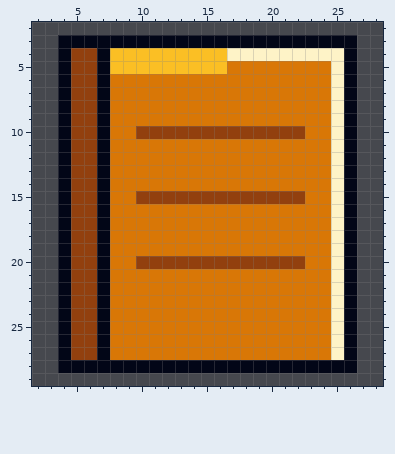
Pixel-art file, stored at godot/assets/images/symbols/book.aseprite. The first picture shows the starting point.
32x32 pixels, 1 frame. Shown: x 2..28, y 2..29.
After:
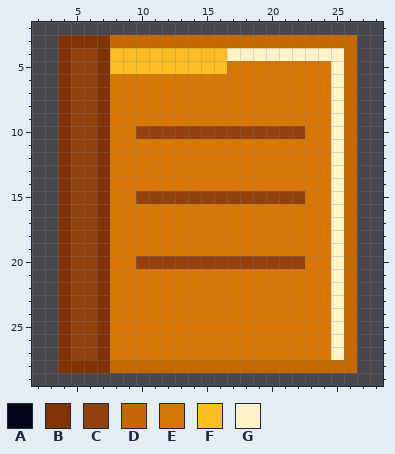
Palette (. is transparent): A #020617  B #803405  C #92400e  D #c46900  E #d97706  F #fbbf24  G #fef3c7
What changed:
@@ x 2..28 @@
  2 ...........................
- 3 ..AAAAAAAAAAAAAAAAAAAAAAA..
- 4 ..ACCAFFFFFFFFFGGGGGGGGGA..
- 5 ..ACCAFFFFFFFFFEEEEEEEEGA..
- 6 ..ACCAEEEEEEEEEEEEEEEEEGA..
- 7 ..ACCAEEEEEEEEEEEEEEEEEGA..
- 8 ..ACCAEEEEEEEEEEEEEEEEEGA..
- 9 ..ACCAEEEEEEEEEEEEEEEEEGA..
-10 ..ACCAEECCCCCCCCCCCCCEEGA..
-11 ..ACCAEEEEEEEEEEEEEEEEEGA..
-12 ..ACCAEEEEEEEEEEEEEEEEEGA..
-13 ..ACCAEEEEEEEEEEEEEEEEEGA..
-14 ..ACCAEEEEEEEEEEEEEEEEEGA..
-15 ..ACCAEECCCCCCCCCCCCCEEGA..
-16 ..ACCAEEEEEEEEEEEEEEEEEGA..
-17 ..ACCAEEEEEEEEEEEEEEEEEGA..
-18 ..ACCAEEEEEEEEEEEEEEEEEGA..
-19 ..ACCAEEEEEEEEEEEEEEEEEGA..
-20 ..ACCAEECCCCCCCCCCCCCEEGA..
-21 ..ACCAEEEEEEEEEEEEEEEEEGA..
-22 ..ACCAEEEEEEEEEEEEEEEEEGA..
-23 ..ACCAEEEEEEEEEEEEEEEEEGA..
-24 ..ACCAEEEEEEEEEEEEEEEEEGA..
-25 ..ACCAEEEEEEEEEEEEEEEEEGA..
-26 ..ACCAEEEEEEEEEEEEEEEEEGA..
-27 ..ACCAEEEEEEEEEEEEEEEEEGA..
-28 ..AAAAAAAAAAAAAAAAAAAAAAA..
+ 3 ..BBBBDDDDDDDDDDDDDDDDDDD..
+ 4 ..BCCBFFFFFFFFFGGGGGGGGGD..
+ 5 ..BCCBFFFFFFFFFEEEEEEEEGD..
+ 6 ..BCCBEEEEEEEEEEEEEEEEEGD..
+ 7 ..BCCBEEEEEEEEEEEEEEEEEGD..
+ 8 ..BCCBEEEEEEEEEEEEEEEEEGD..
+ 9 ..BCCBEEEEEEEEEEEEEEEEEGD..
+10 ..BCCBEECCCCCCCCCCCCCEEGD..
+11 ..BCCBEEEEEEEEEEEEEEEEEGD..
+12 ..BCCBEEEEEEEEEEEEEEEEEGD..
+13 ..BCCBEEEEEEEEEEEEEEEEEGD..
+14 ..BCCBEEEEEEEEEEEEEEEEEGD..
+15 ..BCCBEECCCCCCCCCCCCCEEGD..
+16 ..BCCBEEEEEEEEEEEEEEEEEGD..
+17 ..BCCBEEEEEEEEEEEEEEEEEGD..
+18 ..BCCBEEEEEEEEEEEEEEEEEGD..
+19 ..BCCBEEEEEEEEEEEEEEEEEGD..
+20 ..BCCBEECCCCCCCCCCCCCEEGD..
+21 ..BCCBEEEEEEEEEEEEEEEEEGD..
+22 ..BCCBEEEEEEEEEEEEEEEEEGD..
+23 ..BCCBEEEEEEEEEEEEEEEEEGD..
+24 ..BCCBEEEEEEEEEEEEEEEEEGD..
+25 ..BCCBEEEEEEEEEEEEEEEEEGD..
+26 ..BCCBEEEEEEEEEEEEEEEEEGD..
+27 ..BCCBEEEEEEEEEEEEEEEEEGD..
+28 ..BBBBDDDDDDDDDDDDDDDDDDD..
 29 ...........................
Where, in picture pixels (left, top, right, bottom), the same in both pictures:
changed: (58, 35, 357, 373)
